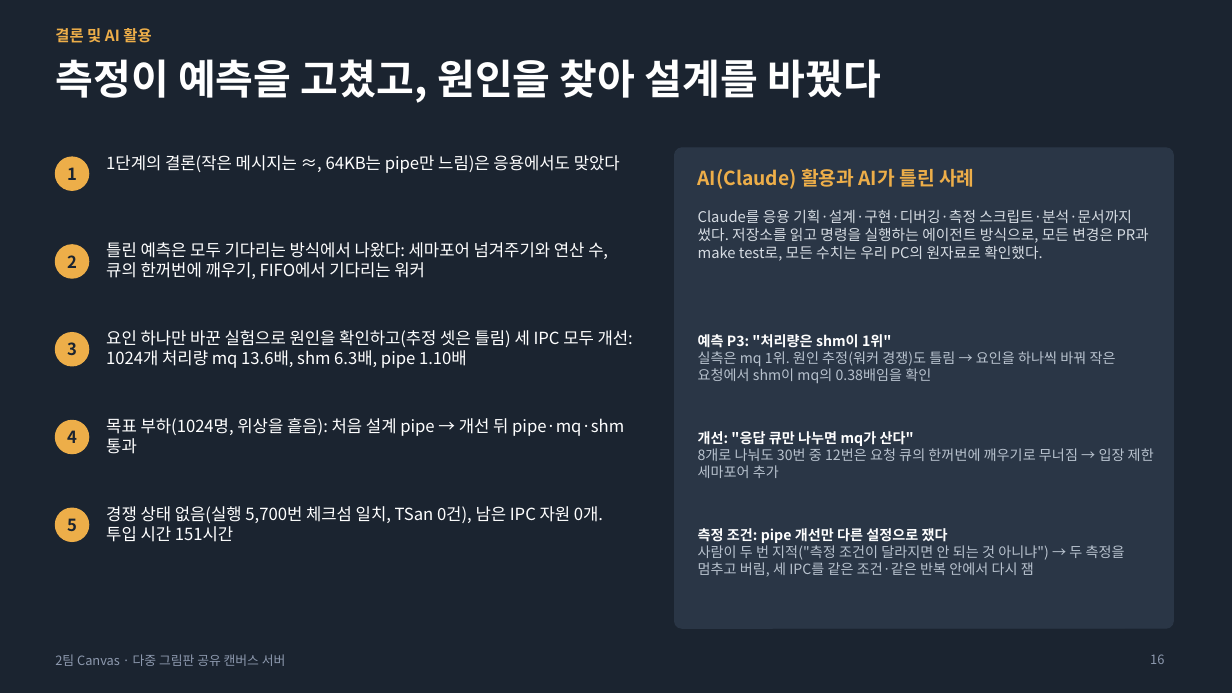
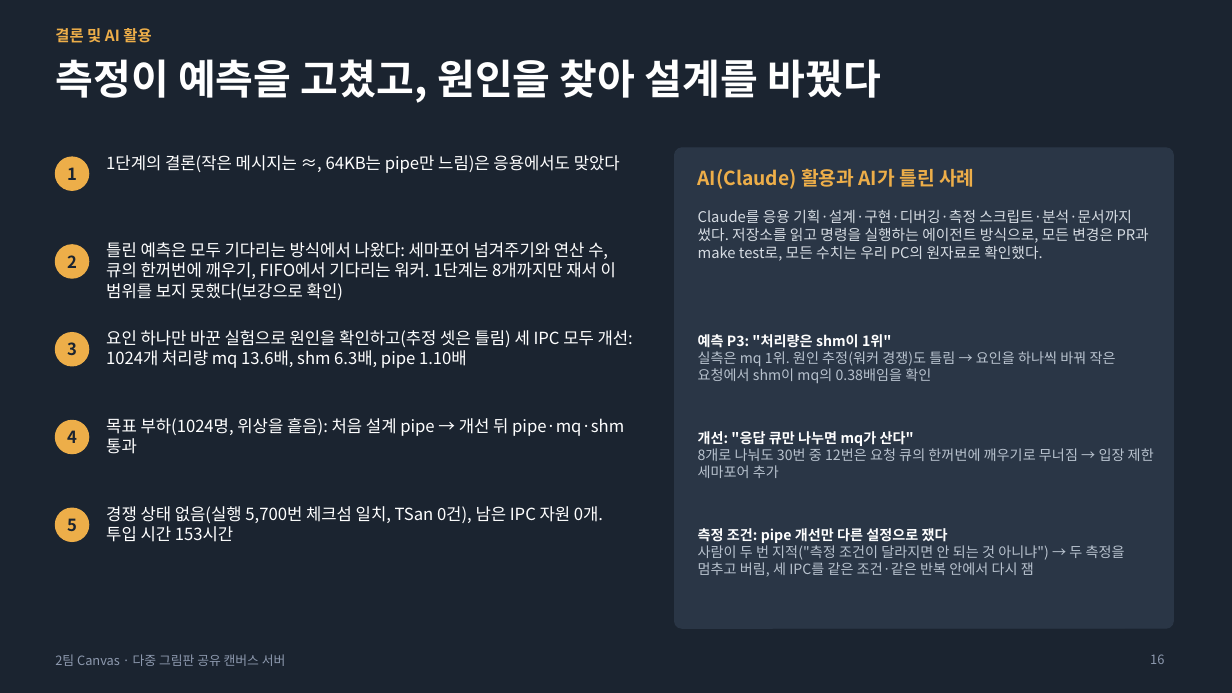
Before and after one commit to unix-ipc-canvas/canvas, a slide deck: slide 16 of docs/submission/발표자료.pptx. Drawn at 1232x693 pixels with LibreOffice and Linux fonts; fonts in the diff are those of the drawing. Boxes give left, top, right and bottom in pixels: in the first picture for what was removed or moved away, otherwise in the second. Text is boxed around its words. In the diff, an @@ line names an element or a change of style, - is before the commit and + after.

Commit message:
docs: 최종보고서·별책·발표자료·대본에 1단계 보강(클라이언트 1~1024)을 반영
보고서 2.2~2.4절(보강 조건, 그림과 표, 해석), 3.3절, 6.4절 원인 (1)·(2)의 확인 3, 7장 일정, 8.1절 배운 점, 8.2절 AI가 틀린 사례와 코드 결함, 9장 대화 기록과 부록 표. 발표자료 1단계 두 장과 판정·결론 노트, 투입 시간. Refs #87

```diff
--- a/docs/submission/발표자료.pptx
+++ b/docs/submission/발표자료.pptx
@@ text at [106, 242, 616, 300]: text changed @@
-틀린 예측은 모두 기다리는 방식에서 나왔다: 세마포어 넘겨주기와 연산 수, 큐의 한꺼번에 깨우기, FIFO에서 기다리는 워커
+틀린 예측은 모두 기다리는 방식에서 나왔다: 세마포어 넘겨주기와 연산 수, 큐의 한꺼번에 깨우기, FIFO에서 기다리는 워커. 1단계는 8개까지만 재서 이 범위를 보지 못했다(보강으로 확인)
@@ text at [106, 506, 603, 542]: text changed @@
-경쟁 상태 없음(실행 5,700번 체크섬 일치, TSan 0건), 남은 IPC 자원 0개. 투입 시간 151시간
+경쟁 상태 없음(실행 5,700번 체크섬 일치, TSan 0건), 남은 IPC 자원 0개. 투입 시간 153시간
```
Also in this commit, not shown: 3 other slides changed, 3 other files.
